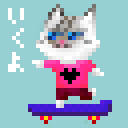
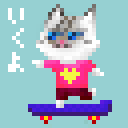
Two versions of the same layered image (128 × 128). Layer-by-layer changes:
painted on "21-heart-tint" over [60, 68, 80, 84]
